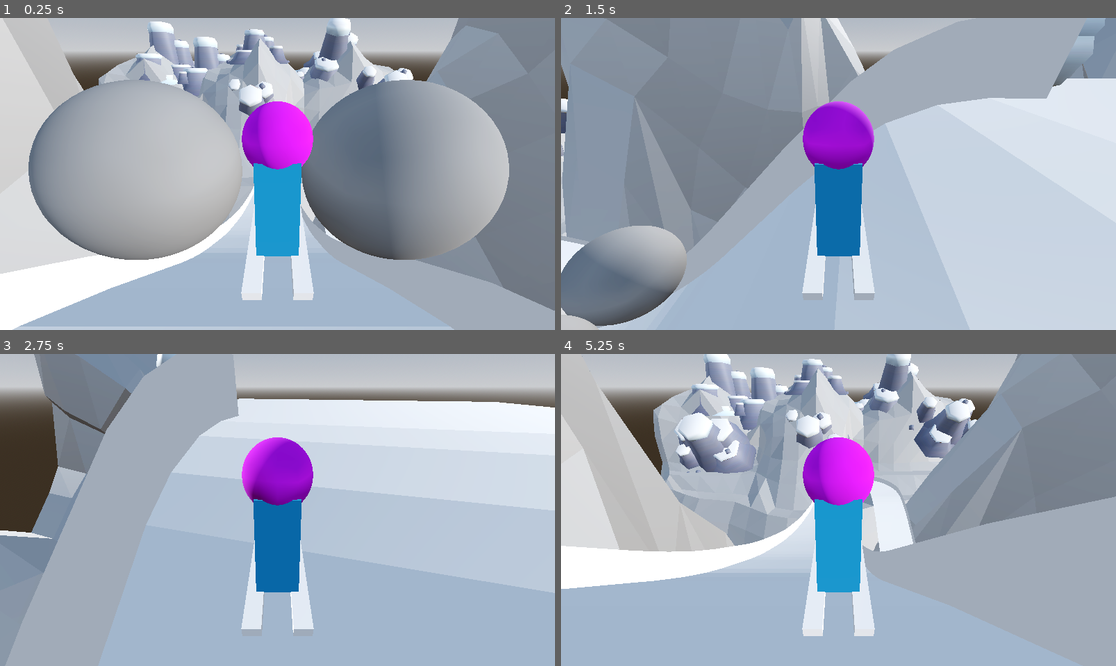
Above: before the commit, frames 1-4 (two rows, left to right).
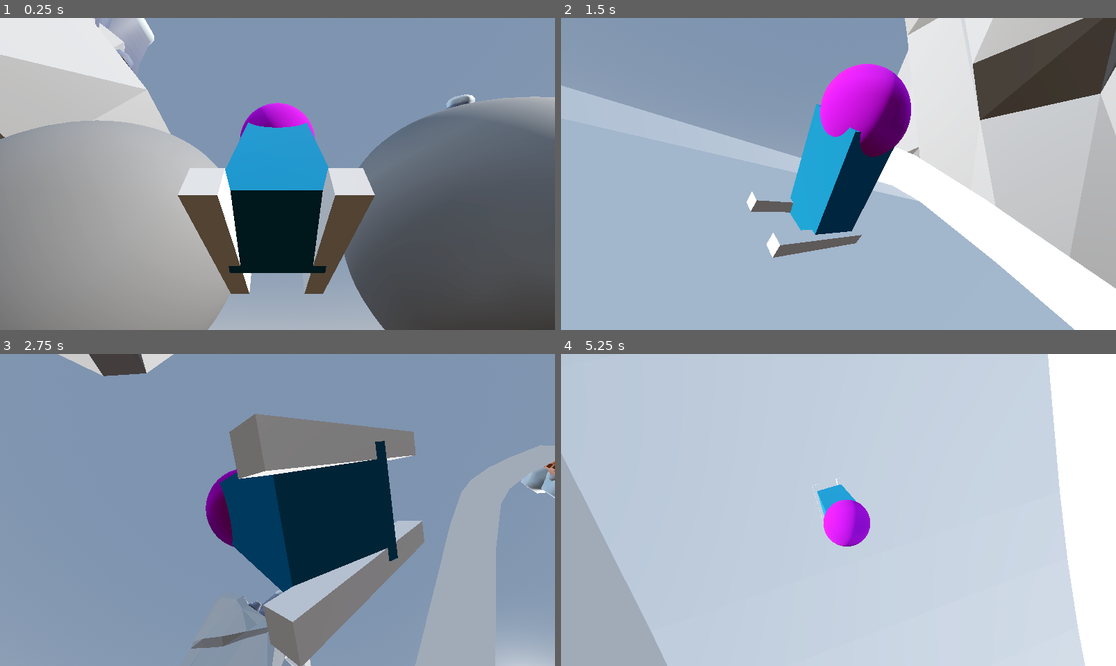
Above: after the commit, the same moments.

Repository: rohan-sav/Yr12GodotRohanHarshith
Game: Godot game, scene res://TestWorld.tscn
Two runs of this game, one before a commit and one after it. Both use one fixed random seed, a clock stepped at 60 frames per second and the inputs below. This scene is started directly instead of the project's main scene.
Inputs (mouse positions are in pixels of both pictures, inside the frame that each line leads up to):
- Up to frame 1 (0.25 s): no input
- Up to frame 2 (1.5 s): move the mouse to (960, 158) at 0.52 s; hold Right (ui_right) 0.53-1.28 s; move the mouse to (727, 189) at 1.27 s; hold Down (ui_down) from 1.28 s (still down)
- Up to frame 3 (2.75 s): move the mouse to (333, 441) at 2.02 s; release Down (ui_down) at 2.03 s; hold Right (ui_right) from 2.03 s (still down)
- Up to frame 4 (5.25 s): move the mouse to (810, 572) at 2.77 s; release Right (ui_right) at 2.78 s; hold Up (ui_up) 2.78-3.53 s; move the mouse to (1005, 556) at 3.52 s; hold Left (ui_left) 3.53-5.03 s; tap Escape (ui_cancel) at 4.15 s; move the mouse to (672, 463) at 4.27 s; move the mouse to (866, 510) at 5.02 s; hold Down (ui_down) from 5.03 s (still down)

The runs differ from the first frame. In frame 1, 74% of the frame differs, in the area x 0-100%, y 0-100%; in frame 2, 71%; in frame 3, 89%; in frame 4, 80%.

Commit message:
Updated Character Controller

Diff:
--- /dev/null
+++ b/testing/Player/PlayerControllerRB.gd
@@ -0,0 +1,116 @@
+extends Node3D
+
+@onready var camera_3d: Camera3D = $Camera3D
+@onready var skier_visual_body: Node3D = $"Skier Visual Body"
+@onready var rigid_body: RigidBody3D = $CharacterBody3D
+
+# Movement settings
+@export var move_force: float = 50.0
+@export var constant_forward_force: float = 20.0
+@export var turn_speed: float = 2.0
+@export var camera_sensitivity: float = 2.0
+@export var camera_distance: float = 10.0
+@export var camera_height: float = 5.0
+
+# Raycast for surface alignment
+var raycast: RayCast3D
+var camera_yaw: float = 0.0
+var camera_pitch: float = -20.0
+var visual_body_y_rotation: float = 0.0
+
+func _ready():
+	# Create raycast for surface alignment
+	raycast = RayCast3D.new()
+	raycast.target_position = Vector3(0, -10, 0)
+	raycast.collision_mask = 1  # Adjust based on your collision layers
+	add_child(raycast)
+
+	# Capture mouse for orbit camera
+	Input.mouse_mode = Input.MOUSE_MODE_CAPTURED
+
+func _input(event):
+	# Orbit camera control
+	if event is InputEventMouseMotion and Input.mouse_mode == Input.MOUSE_MODE_CAPTURED:
+		camera_yaw -= event.relative.x * camera_sensitivity * 0.01
+		camera_pitch += event.relative.y * camera_sensitivity * 0.01
+		camera_pitch = clamp(camera_pitch, deg_to_rad(-80), deg_to_rad(80))
+
+	# Toggle mouse capture with Escape
+	if event.is_action_pressed("ui_cancel"):
+		if Input.mouse_mode == Input.MOUSE_MODE_CAPTURED:
+			Input.mouse_mode = Input.MOUSE_MODE_VISIBLE
+		else:
+			Input.mouse_mode = Input.MOUSE_MODE_CAPTURED
+
+func _physics_process(delta):
+	handle_movement(delta)
+	update_visual_body()
+	update_camera()
+
+func handle_movement(delta):
+	# Get input
+	var input_vector = Vector2.ZERO
+	if Input.is_action_pressed("ui_left") or Input.is_key_pressed(KEY_A):
+		input_vector.x -= 1
+	if Input.is_action_pressed("ui_right") or Input.is_key_pressed(KEY_D):
+		input_vector.x += 1
+	if Input.is_action_pressed("ui_up") or Input.is_key_pressed(KEY_W):
+		input_vector.y += 1
+	if Input.is_action_pressed("ui_down") or Input.is_key_pressed(KEY_S):
+		input_vector.y -= 1
+
+	# Rotate visual body with A/D inputs
+	if input_vector.x != 0:
+		visual_body_y_rotation += -input_vector.x * turn_speed * delta
+
+	# Apply forward force with W input
+	if input_vector.y > 0:
+		var forward_dir = -skier_visual_body.transform.basis.z.normalized()
+		rigid_body.apply_central_force(forward_dir * move_force * input_vector.y)
+
+	# Apply backward force with S input
+	if input_vector.y < 0:
+		var forward_dir = -skier_visual_body.transform.basis.z.normalized()
+		rigid_body.apply_central_force(forward_dir * move_force * input_vector.y)
+
+	# Constantly apply forward force in the direction the visual body is facing
+	var forward_dir = -skier_visual_body.transform.basis.z.normalized()
+	rigid_body.apply_central_force(forward_dir * constant_forward_force)
+
+func update_visual_body():
+	# Move visual body to rigid body position
+	skier_visual_body.global_position = rigid_body.global_position
+
+	# Raycast from rigid body position downward
+	raycast.global_position = rigid_body.global_position
+	raycast.force_raycast_update()
+
+	if raycast.is_colliding():
+		var surface_normal = raycast.get_collision_normal()
+
+		# Create forward direction from Y rotation
+		var forward = Vector3.FORWARD.rotated(Vector3.UP, visual_body_y_rotation)
+
+		# Project forward onto the surface plane
+		forward = (forward - forward.dot(surface_normal) * surface_normal).normalized()
+		var right = forward.cross(surface_normal).normalized()
+
+		# Create new basis aligned to surface
+		skier_visual_body.transform.basis = Basis(right, surface_normal, -forward)
+	else:
+		# No surface detected, just apply Y rotation
+		skier_visual_body.transform.basis = Basis(Vector3.UP, visual_body_y_rotation)
+
+func update_camera():
+	# Calculate orbit position
+	var orbit_position = rigid_body.global_position
+	orbit_position += Vector3.UP * camera_height
+
+	# Apply yaw and pitch to get camera offset
+	var camera_offset = Vector3.BACK * camera_distance
+	camera_offset = camera_offset.rotated(Vector3.UP, camera_yaw)
+	camera_offset = camera_offset.rotated(camera_offset.cross(Vector3.UP).normalized(), camera_pitch)
+
+	# Position and orient camera
+	camera_3d.global_position = orbit_position + camera_offset
+	camera_3d.look_at(rigid_body.global_position, Vector3.UP)
--- /dev/null
+++ b/testing/Player/RigidBodyPlayer.tscn
@@ -0,0 +1,66 @@
+[gd_scene load_steps=9 format=3 uid="uid://cdge550ondf27"]
+
+[ext_resource type="Script" uid="uid://cqblcsdex28e8" path="res://Player/PlayerControllerRB.gd" id="1_ubyy0"]
+
+[sub_resource type="BoxMesh" id="BoxMesh_ivc55"]
+
+[sub_resource type="StandardMaterial3D" id="StandardMaterial3D_7vf5y"]
+albedo_color = Color(0, 0.52549, 0.752941, 1)
+
+[sub_resource type="StandardMaterial3D" id="StandardMaterial3D_axnn4"]
+
+[sub_resource type="StandardMaterial3D" id="StandardMaterial3D_4flbx"]
+albedo_color = Color(0, 0, 0, 1)
+
+[sub_resource type="SphereMesh" id="SphereMesh_bn6h6"]
+material = SubResource("StandardMaterial3D_4flbx")
+
+[sub_resource type="StandardMaterial3D" id="StandardMaterial3D_vvjkd"]
+albedo_color = Color(0.85098, 0, 1, 1)
+
+[sub_resource type="SphereShape3D" id="SphereShape3D_jpdaj"]
+
+[node name="PlayerController" type="Node3D"]
+script = ExtResource("1_ubyy0")
+turn_speed = 0.01
+camera_sensitivity = 1.0
+
+[node name="Camera3D" type="Camera3D" parent="."]
+transform = Transform3D(1, 0, 0, 0, 0.855202, 0.518295, 0, -0.518295, 0.855202, 0, 6.14044, 7.43205)
+current = true
+
+[node name="Skier Visual Body" type="Node3D" parent="."]
+
+[node name="Body" type="MeshInstance3D" parent="Skier Visual Body"]
+transform = Transform3D(2, 0, 0, 0, 4.27828, 0.561062, 0, -1.20596, 1.99044, 0, -0.136244, 0)
+mesh = SubResource("BoxMesh_ivc55")
+skeleton = NodePath("../../CharacterBody3D")
+surface_material_override/0 = SubResource("StandardMaterial3D_7vf5y")
+
+[node name="Ski2" type="MeshInstance3D" parent="Skier Visual Body"]
+transform = Transform3D(0.501, 0, 0, 0, 0.501, 0, 0, 0, 4.178, -1.00791, -2.24611, 0)
+mesh = SubResource("BoxMesh_ivc55")
+skeleton = NodePath("../../CharacterBody3D")
+surface_material_override/0 = SubResource("StandardMaterial3D_axnn4")
+
+[node name="Ski3" type="MeshInstance3D" parent="Skier Visual Body"]
+transform = Transform3D(0.501, 0, 0, 0, 0.501, 0, 0, 0, 4.178, 0.9783, -2.24611, 0)
+mesh = SubResource("BoxMesh_ivc55")
+skeleton = NodePath("../../CharacterBody3D")
+surface_material_override/0 = SubResource("StandardMaterial3D_axnn4")
+
+[node name="Head" type="MeshInstance3D" parent="Skier Visual Body"]
+transform = Transform3D(2.83, 0, 0, 0, 2.83, 0, 0, 0, 2.83, 0, 2.25687, -0.519632)
+mesh = SubResource("SphereMesh_bn6h6")
+skeleton = NodePath("../../CharacterBody3D")
+surface_material_override/0 = SubResource("StandardMaterial3D_vvjkd")
+
+[node name="RayCast3D" type="RayCast3D" parent="Skier Visual Body"]
+
+[node name="CharacterBody3D" type="RigidBody3D" parent="."]
+mass = 100.0
+gravity_scale = 2.0
+
+[node name="CollisionShape3D" type="CollisionShape3D" parent="CharacterBody3D"]
+transform = Transform3D(5, 0, 0, 0, 5, 0, 0, 0, 5, 0, -0.0221385, 0.00274658)
+shape = SubResource("SphereShape3D_jpdaj")
--- a/testing/Player/player2.tscn
+++ b/testing/Player/player2.tscn
@@ -2,8 +2,7 @@
 
 [ext_resource type="Script" uid="uid://c5yr8326mirsf" path="res://Player/player_2.gd" id="1_7vf5y"]
 
-[sub_resource type="BoxShape3D" id="BoxShape3D_5dqqt"]
-size = Vector3(0.566636, 0.893488, 1.26282)
+[sub_resource type="SphereShape3D" id="SphereShape3D_7vf5y"]
 
 [sub_resource type="BoxMesh" id="BoxMesh_ivc55"]
 
@@ -26,10 +25,11 @@
 max_speed = 60.0
 gravity = 30.0
 push_acceleration = 20.0
+turn_speed = 0.1
 
 [node name="CollisionShape3D" type="CollisionShape3D" parent="."]
 transform = Transform3D(5, 0, 0, 0, 5, 0, 0, 0, 5, 0, -0.0221385, 0.00274658)
-shape = SubResource("BoxShape3D_5dqqt")
+shape = SubResource("SphereShape3D_7vf5y")
 
 [node name="Camera3D" type="Camera3D" parent="."]
 transform = Transform3D(1, 0, 0, 0, 0.855202, 0.518295, 0, -0.518295, 0.855202, 0, 6.14044, 7.43205)
--- a/testing/TestWorld.tscn
+++ b/testing/TestWorld.tscn
@@ -1,8 +1,8 @@
-[gd_scene load_steps=10 format=3 uid="uid://ch10bessjfv01"]
+[gd_scene load_steps=10 format=3 uid="uid://8j2xfx7njh8j"]
 
 [ext_resource type="PackedScene" uid="uid://bsr0c3kqef8tc" path="res://Models/skitrackimport.glb" id="1_7c1qw"]
-[ext_resource type="PackedScene" uid="uid://gwl6oqlu4rb1" path="res://Player/player2.tscn" id="1_cjeqb"]
-[ext_resource type="Script" uid="uid://c1nmdj5j6n3eg" path="res://rigid_body_3d.gd" id="1_i7llj"]
+[ext_resource type="PackedScene" uid="uid://cdge550ondf27" path="res://Player/RigidBodyPlayer.tscn" id="1_cjeqb"]
+[ext_resource type="Script" path="res://rigid_body_3d.gd" id="1_i7llj"]
 [ext_resource type="PackedScene" uid="uid://mihwpb02li17" path="res://Checkpoint.tscn" id="3_74u7v"]
 
 [sub_resource type="ProceduralSkyMaterial" id="ProceduralSkyMaterial_cjeqb"]
@@ -27,8 +27,11 @@
 
 [node name="Node3D" type="Node3D"]
 
-[node name="CharacterBody3D" parent="." instance=ExtResource("1_cjeqb")]
+[node name="PlayerController" parent="." instance=ExtResource("1_cjeqb")]
 transform = Transform3D(1, 0, 0, 0, 1, 0, 0, 0, 1, 10.975, 362.144, -285.349)
+move_force = 2000.0
+constant_forward_force = 500.0
+turn_speed = 2.0
 
 [node name="WorldEnvironment" type="WorldEnvironment" parent="."]
 environment = SubResource("Environment_8re3b")
Not shown, added: testing/Player/PlayerControllerRB.gd.uid
Not shown, added: CLAUDE.md
